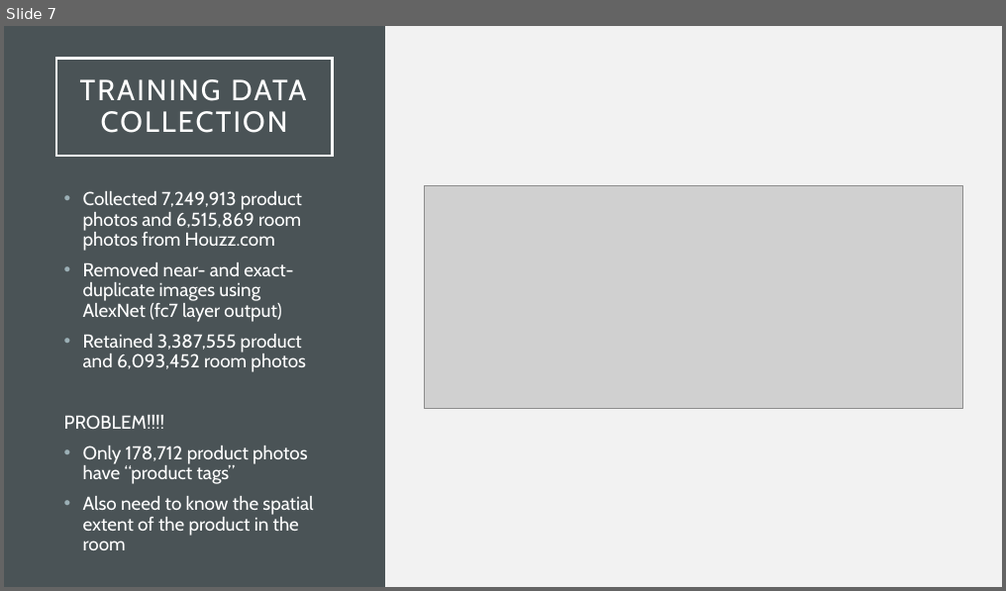
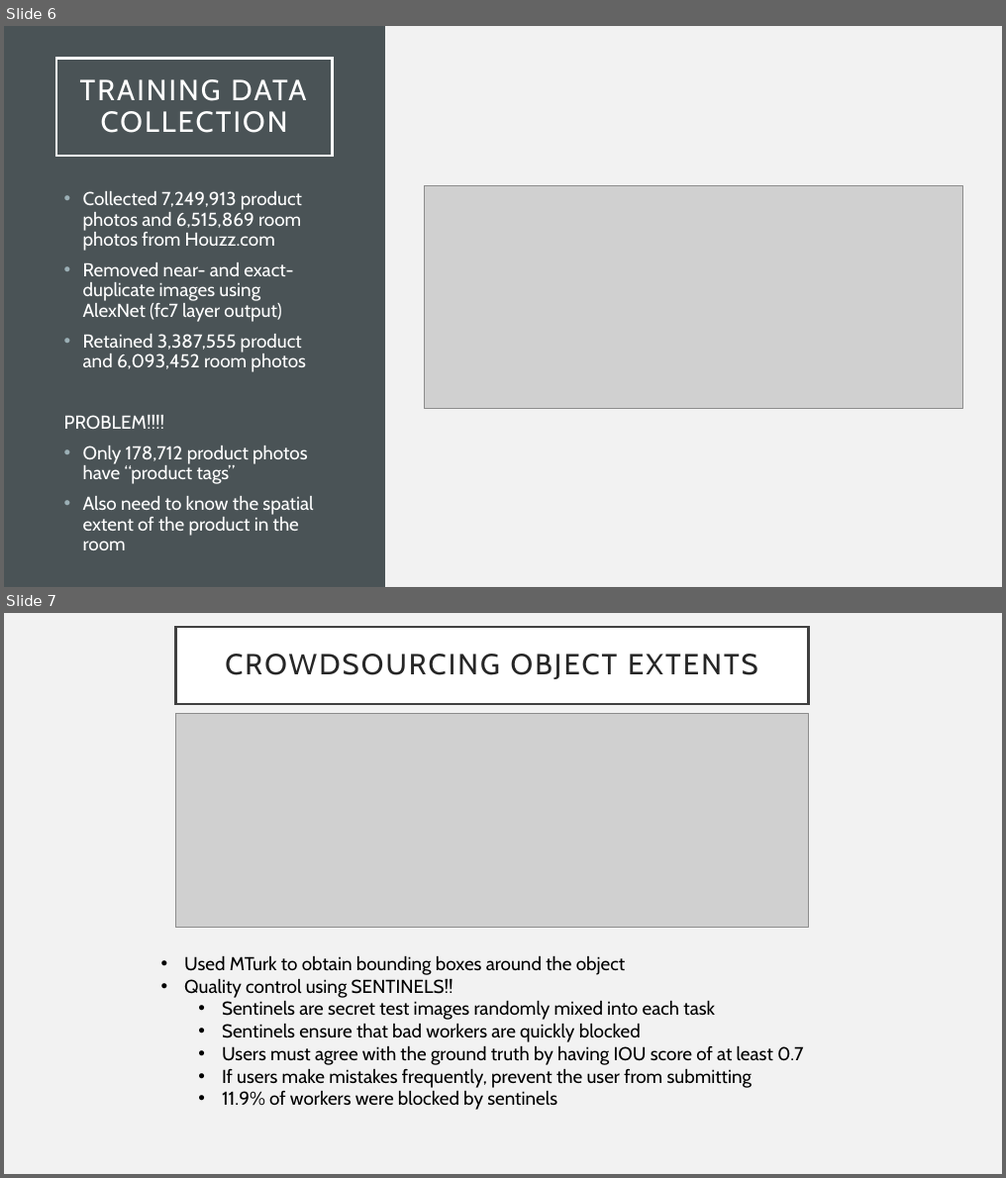
Before and after one commit to abhaydoke09/Deep-Learning-3D-shape-representations-classification, a slide deck: presentation/presentation.pptx. Shown one above the other, each under a label of ours: slide 7 before the commit, slides 6 and 7 after it. The pictures are 1006x591 and 1006x1178 pixels, drawn with LibreOffice and Linux fonts; fonts in the diff are those of the drawing; grey boxes stand for pictures. Boxes give left, top, right and bottom in pixels: in the first picture for what was removed or moved away, otherwise in the second. Text is boxed around its words. In the diff, an @@ line names an element or a change of style, - is before the commit and + after.

```diff
--- a/presentation/presentation.pptx
+++ b/presentation/presentation.pptx
@@ slide 7 added at [4,613,1002,1174], background #F2F2F2 @@
@@ title added at [175,627,808,703], fill #FFFFFF, outline #404040 2.5 pt, 28 pt, text #262626 @@
+CROWDSOURCING OBJECT EXTENTS
@@ picture added at [175,713,808,928] @@
@@ text added at [184,956,803,1110], 18 pt, text #000000 @@
+• Used MTurk to obtain bounding boxes around the object
+• Quality control using SENTINELS!!
+  • Sentinels are secret test images randomly mixed into each task
+  • Sentinels ensure that bad workers are quickly blocked
+  • Users must agree with the ground truth by having IOU score of at least 0.7
+  • If users make mistakes frequently, prevent the user from submitting
+  • 11.9% of workers were blocked by sentinels
@@ what was slide 7 is now slide 6 @@
```
Also in this commit, not shown: 2 slides changed, 1 other slide added, 1 slide removed.
